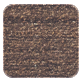
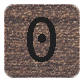
Comparing the layer stacks of the two 80×80 images. Changes:
painted on "dn" over [3, 4, 80, 78]
